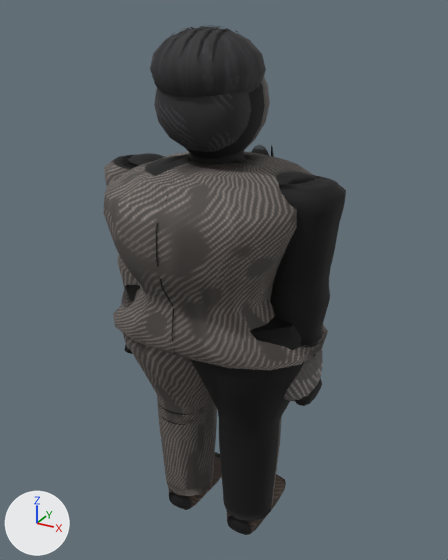
The glTF model assets/models/moseunggyu_a.glb: old version first, new version second.
The view is the same before and after, from a camera (50 mm lens) standing at (1.045, -1.848, 1.987) and looking at (0.002, 0.049, 1.038). The lights are fixed; the arrows at lower left show +X, +Y and +Z. The older version comes first. Vertices at exactly the same position are counted once.

The first picture shows 'Body'.
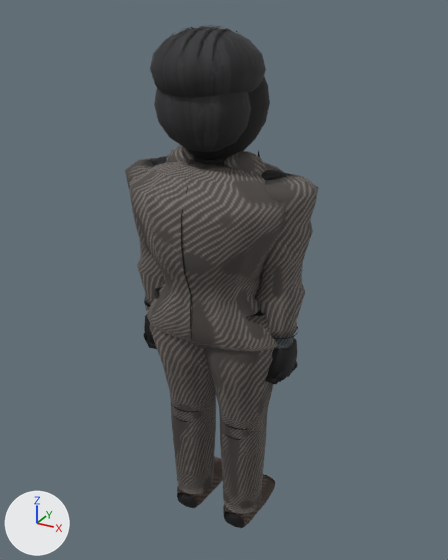
Edits to the bpy script that builds the scene:
```text
Change me_mesh_0:
    used by ob_body; location = (0.0, 0.0, 0.0)
    remove me_mesh_0.from_pydata(...)  # 4196 vertices, 7442 faces; spans x -0.46..0.46, y -0.38..0.38, z -0.04..1.94
    add me_mesh_0.from_pydata(...)  # 4820 vertices, 8650 faces; spans x -0.37..0.37, y -0.23..0.24, z -0.03..1.94
    me_mesh_0 part 1: a new loose piece, a UV sphere (14 segments, 8 rings, poles along z) spanning x -0.19..-0.02, y -0.08..0.05, z 1.42..1.55, in mat_material_0
    me_mesh_0 part 2: a new loose piece, a UV sphere (14 segments, 8 rings, poles along z) spanning x 0.02..0.19, y -0.08..0.05, z 1.42..1.55, in mat_material_0
    me_mesh_0 part 3: the loose piece of 107 vertices spanning x -0.05..0.05, y 0.31..0.37, z 1.26..1.5 is moved by (0.0, -0.13, 0.0)
    me_mesh_0 part 4: the loose piece of 14 vertices spanning x 0.0, y -0.38..-0.3, z 0.89..1.46 is scaled about the mesh origin by (1, 0.608, 1)
    me_mesh_0 part 5: the loose piece of 12 vertices spanning x 0.08..0.21, y -0.13..-0.11, z 0.44..0.45 is scaled about the mesh origin by (0.763, 0.763, 1)
    me_mesh_0 part 6: the loose piece of 52 vertices spanning x 0.35..0.42, y -0.08..0.1, z 0.66..0.72 is deleted
    me_mesh_0 part 7: 613 vertices moved from x -0.42..0.42, y -0.38..0.38, z 0.0..1.61 to x -0.33..0.33, y -0.23..0.23, z 0.0..1.61; 1325 vertices removed from x -0.46..0.46, y -0.3..0.3, z -0.04..1.58; 1853 vertices added at x -0.37..0.37, y -0.18..0.24, z -0.03..1.58
    me_mesh_0 part 8: 1556 kept faces spanning x -0.32..0.32, y -0.23..0.23, z 0.05..1.93 get new texture (UV) coordinates
    me_mesh_0 part 9: 60 kept faces spanning x -0.17..0.17, y -0.1..0.09, z 0.44..1.58 get new vertex colours
    other edits to the shape of me_mesh_0 do not show in these pictures
```

Pixel boxes (x1, y1, x2, y2) of what changed, in the pictures (448 x 560 px; the box of a moved part takes in the faces that stretch with it):
'Body', reshaped (20% narrower)
    before: (103, 25, 346, 535)
    after: (125, 25, 318, 528)
part 1 of me_mesh_0, added
    after: (166, 145, 194, 162)
part 2 of me_mesh_0, added
    after: (224, 151, 266, 175)
part 3 of me_mesh_0, moved or reshaped (not visible afterwards)
    before: (251, 145, 269, 156)
part 4 of me_mesh_0, moved or reshaped
    before: (156, 196, 175, 354)
    after: (181, 186, 192, 339)
part 5 of me_mesh_0, moved or reshaped
    before: (225, 439, 252, 448)
    after: (222, 432, 242, 440)
part 6 of me_mesh_0, deleted
    before: (295, 378, 322, 406)
part 7 of me_mesh_0, moved or reshaped
    before: (104, 151, 346, 535)
    after: (125, 156, 318, 528)
part 8 of me_mesh_0, surface changed
    before: (103, 75, 316, 521)
    after: (129, 75, 286, 514)
part 9 of me_mesh_0, recoloured
    before: (159, 159, 252, 447)
    after: (172, 158, 245, 440)
